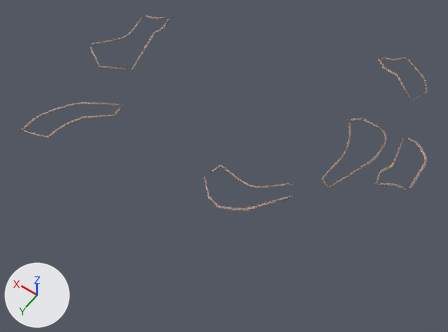
One commit to the FBX model Assets/_Graphs/Meshs/Wall/BordureAll.fbx: the scene before it, then after it.
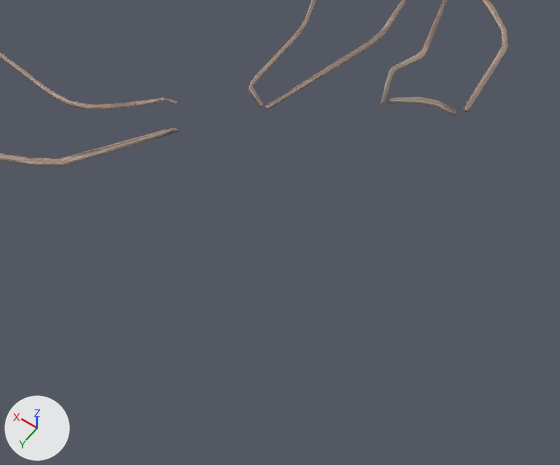
The first picture shows the older version from a 50 mm lens placed at (-46.1, 76.2, 93.9), pointed at (0.2, 11.4, -8.0). The close-ups show both versions on the part from 49% to 100% of the width and 43% to 100% of the height of that picture; other places that the commit changed are outside them. The axes (+X, +Y, +Z) are drawn at lower left. The lights are the same throughout.

The first close-up shows 'BordureTemple01', 'BordureTemple02', 'BordureTemple03', 'BordureTemple04', 'BordureTemple05', 'BordureTemple06'.
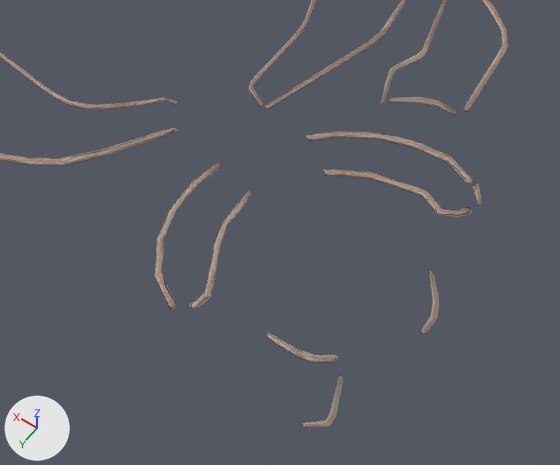
Pixel boxes (x1, y1, x2, y2) of what changed, in the close-ups (560 x 465 px):
'BordureTemple04.004', added (beige)
    after: (305, 131, 475, 185)
'BordureTemple04.001', added (beige)
    after: (155, 162, 220, 311)
'BordureTemple04.003', added (beige)
    after: (323, 169, 472, 218)
'BordureTemple04.002', added (beige)
    after: (189, 191, 252, 310)
'BordureTemple07.001', added (beige)
    after: (266, 331, 338, 363)
'BordureTemple07.003', added
    after: (301, 374, 343, 428)
'BordureTemple07.002', added
    after: (420, 270, 440, 334)
'BordureTemple07.004', added
    after: (472, 184, 482, 206)

Diff of the bpy script that builds the scene:
```diff
--- a/Assets/_Graphs/Meshs/Wall/BordureAll.fbx.py
+++ b/Assets/_Graphs/Meshs/Wall/BordureAll.fbx.py
@@ ob_borduretemple07_002 @@
+ob_borduretemple07_002 = bpy.data.objects.new('BordureTemple07.002', me_mesh_028)  # 16 vertices, 14 faces; spans x -40.69..-38.55, y 15.04..19.74, z 0.07..0.33; in mat_bordure_005 (picture img_defaultmaterial_base_color_png)
+ob_borduretemple07_002.location = (0.0, 0.0, 0.0)
@@ ob_borduretemple07_003 @@
+ob_borduretemple07_003 = bpy.data.objects.new('BordureTemple07.003', me_mesh_029)  # 16 vertices, 14 faces; spans x -38.48..-36.85, y 25.7..30.37, z 0.07..0.33; in mat_bordure_006 (picture img_defaultmaterial_base_color_png)
+ob_borduretemple07_003.location = (0.0, 0.0, 0.0)
@@ ob_borduretemple04_001 @@
+ob_borduretemple04_001 = bpy.data.objects.new('BordureTemple04.001', me_mesh_021)  # 24 vertices, 22 faces; spans x -25.62..-21.2, y 15.75..28.16, z -0.06..0.32; in mat_bordure_001 (picture img_defaultmaterial_base_color_png)
+ob_borduretemple04_001.location = (0.0, 0.0, 0.0)
@@ ob_borduretemple07_004 @@
+ob_borduretemple07_004 = bpy.data.objects.new('BordureTemple07.004', me_mesh_032)  # 8 vertices, 6 faces; spans x -39.2..-38.05, y 6.42..8.08, z 0.07..0.33; in mat_bordure_009 (picture img_defaultmaterial_base_color_png)
+ob_borduretemple07_004.location = (0.0, 0.0, 0.0)
@@ ob_borduretemple04_004 @@
+ob_borduretemple04_004 = bpy.data.objects.new('BordureTemple04.004', me_mesh_031)  # 24 vertices, 22 faces; spans x -38.05..-25.92, y 5.11..9.79, z -0.32..0.06; in mat_bordure_008 (picture img_defaultmaterial_base_color_png)
+ob_borduretemple04_004.location = (0.0, 0.0, 0.0)
@@ ob_borduretemple07_001 @@
+ob_borduretemple07_001 = bpy.data.objects.new('BordureTemple07.001', me_mesh_027)  # 16 vertices, 14 faces; spans x -36.61..-31.69, y 24.54..26.18, z 0.07..0.32; in mat_bordure_004 (picture img_defaultmaterial_base_color_png)
+ob_borduretemple07_001.location = (0.0, 0.0, 0.0)
@@ ob_borduretemple04_002 @@
+ob_borduretemple04_002 = bpy.data.objects.new('BordureTemple04.002', me_mesh_022)  # 32 vertices, 30 faces; spans x -27.25..-24.86, y 16.59..27.08, z -0.06..0.32; in mat_bordure_002 (picture img_defaultmaterial_base_color_png)
+ob_borduretemple04_002.location = (0.0, 0.0, 0.0)
@@ ob_borduretemple04_003 @@
+ob_borduretemple04_003 = bpy.data.objects.new('BordureTemple04.003', me_mesh_030)  # 32 vertices, 30 faces; spans x -38.96..-28.46, y 8.38..11.83, z -0.32..0.06; in mat_bordure_007 (picture img_defaultmaterial_base_color_png)
+ob_borduretemple04_003.location = (0.0, 0.0, 0.0)
```
